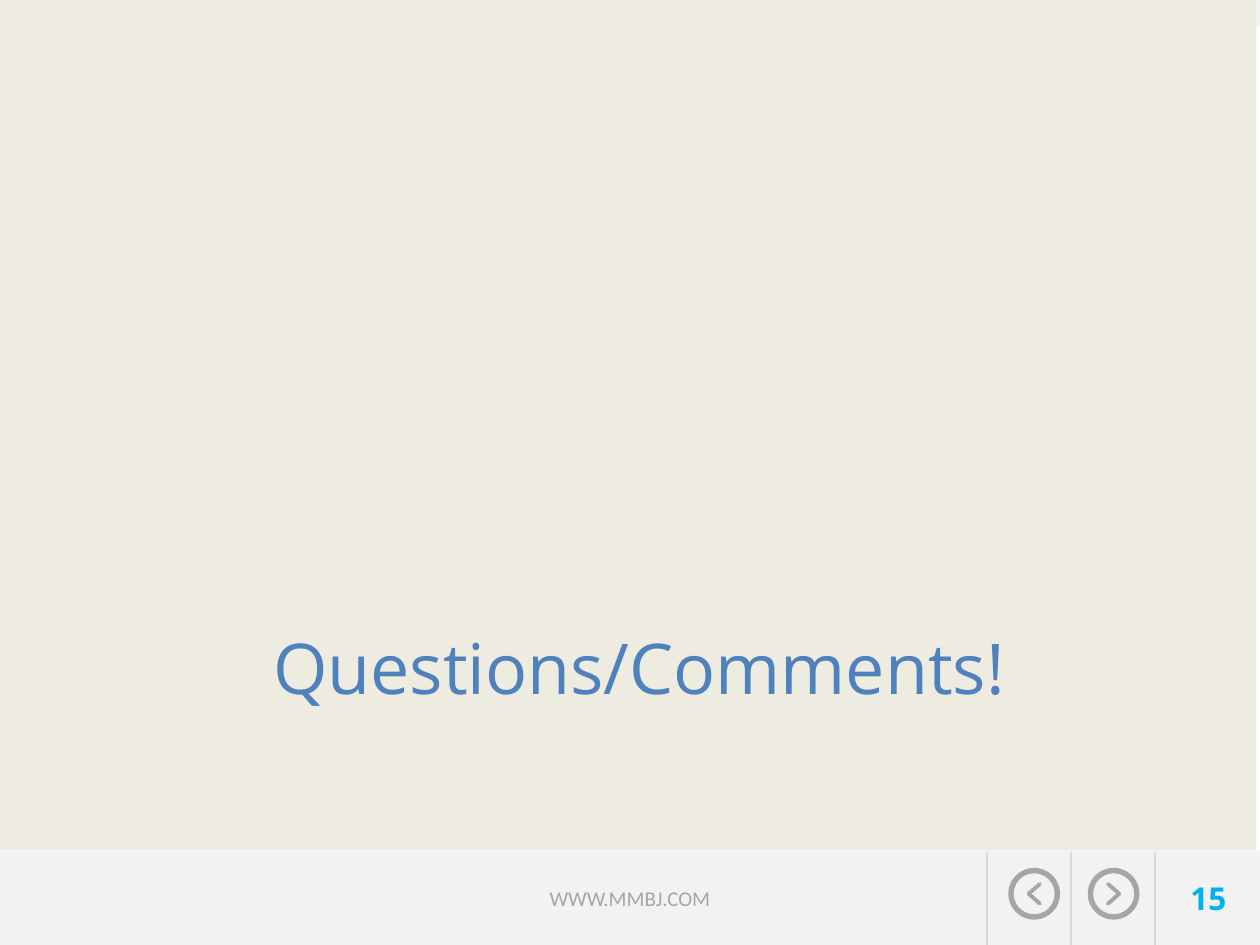
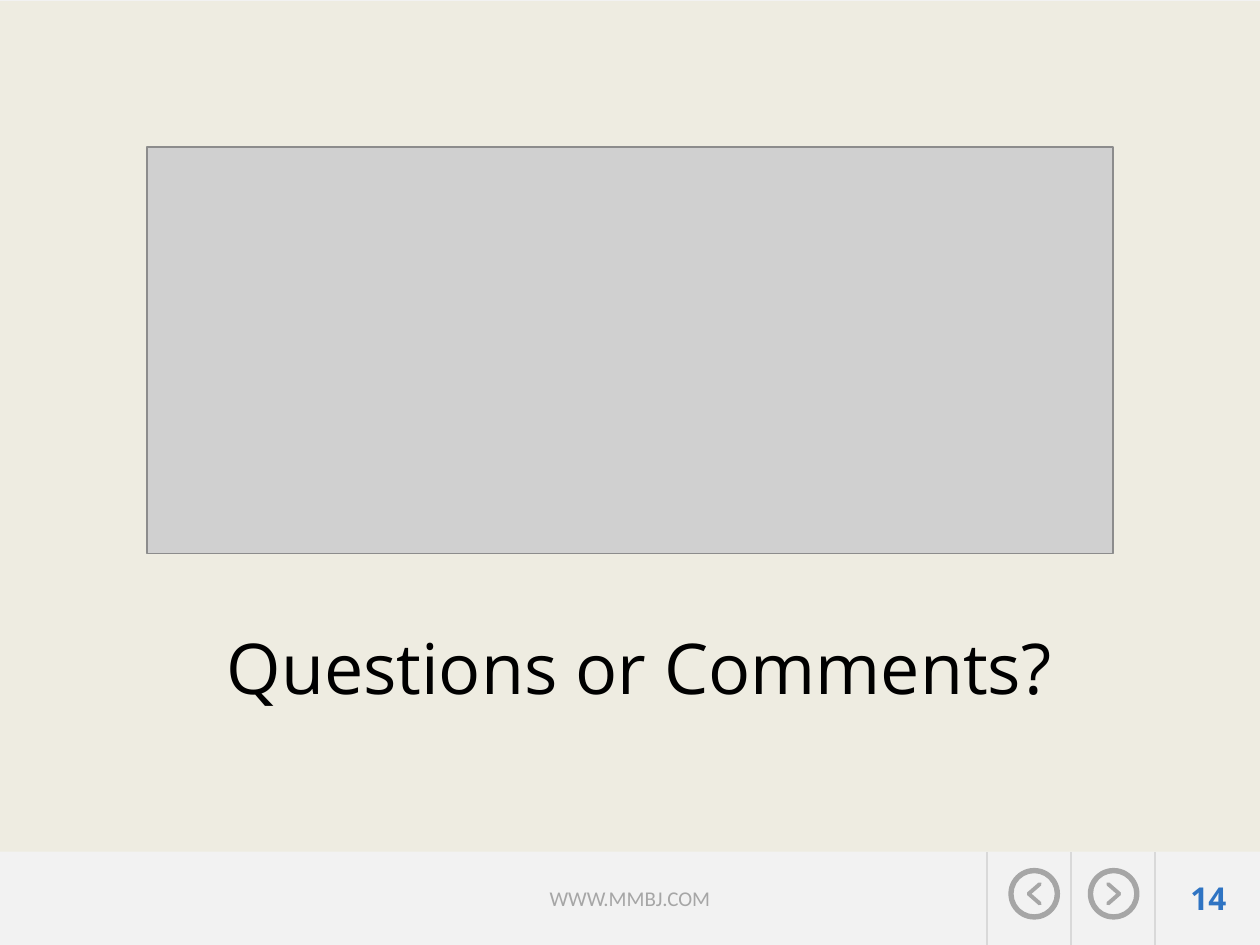
Before and after one commit to jvector-solutions/SAIT-OOSD-Team5, a slide deck: slide 14 of presentation/Travel expert presentation_Group5-John-Megha-Brian-Mahmood.pptx (slide 15 before the commit). Drawn at 1260x945 pixels with LibreOffice and Linux fonts; fonts in the diff are those of the drawing; grey boxes stand for pictures; background and template pictures are left out. Boxes give left, top, right and bottom in pixels: in the first picture for what was removed or moved away, otherwise in the second. Text is boxed around its words. In the diff, an @@ line names an element or a change of style, - is before the commit and + after.

```diff
--- a/presentation/Travel expert presentation_Group5-John-Megha-Brian-Mahmood.pptx
+++ b/presentation/Travel expert presentation_Group5-John-Megha-Brian-Mahmood.pptx
@@ rectangle: place and size @@
-rectangle at bbox=[0, 0, 1256, 850]
+rectangle at bbox=[0, 1, 1260, 852]
@@ picture added at bbox=[147, 147, 1114, 554] @@
@@ title at bbox=[227, 642, 1051, 706]: text changed; text colour #4F81BD to #000000 @@
-Questions/Comments!
+Questions or Comments?
@@ page number at bbox=[1190, 887, 1226, 910]: text changed; text colour #00B0F0 to #2F74C3 @@
-15
+14
```
Also in this commit, not shown: 9 other slides changed, 1 slide removed.
